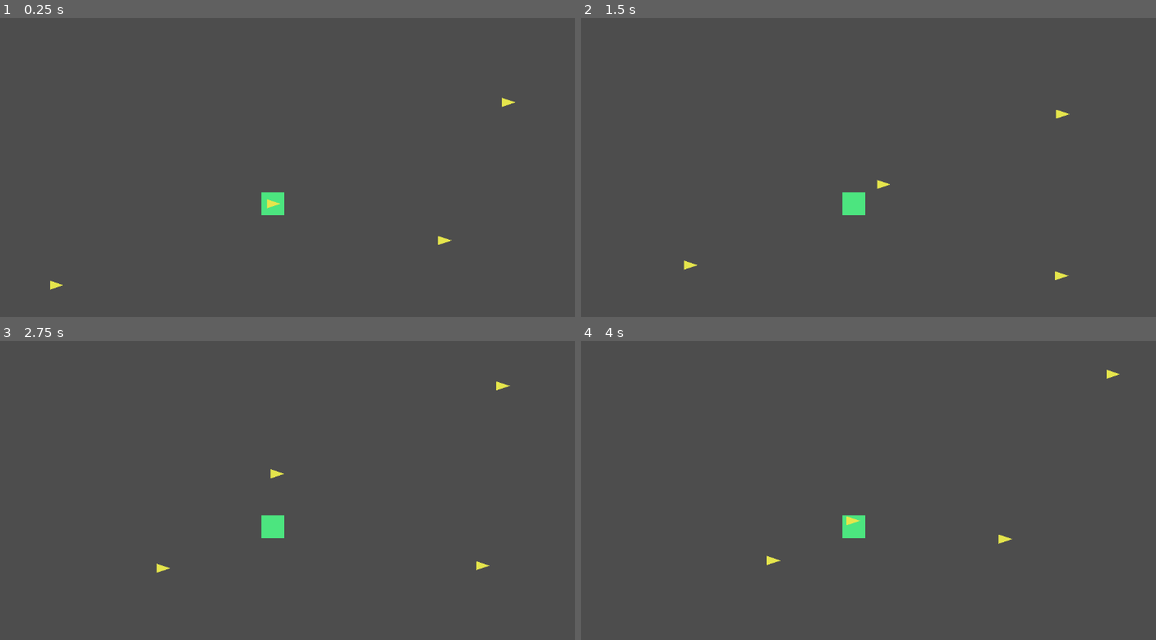
Above: before the commit, frames 1-4 (two rows, left to right).
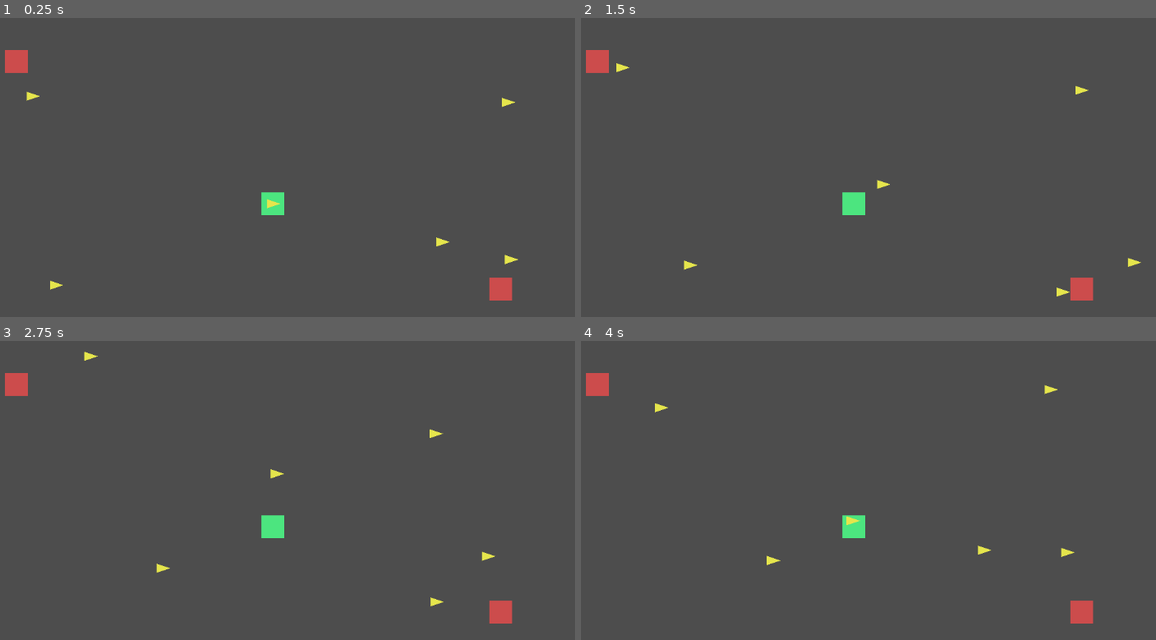
Above: after the commit, the same moments.

Repository: darthlemi/SpaceGame
Game: Godot game, scene res://scenes/campaign/campaign_scene.tscn
The game is run twice, just before and just after one commit, with the same random seed, the same clock (stepped at 60 frames per second) and the same inputs.
Inputs (mouse positions are in pixels of both pictures, inside the frame that each line leads up to):
- Up to frame 1 (0.25 s): no input
- Up to frame 2 (1.5 s): move the mouse to (983, 140) at 0.52 s; hold 4 (formation_box) 0.53-1.25 s; click (983, 140) at 0.67 s; drag from (707, 179) to (851, 203) at 1.27 s
- Up to frame 3 (2.75 s): move the mouse to (322, 403) at 2.02 s; hold 2 (formation_line) from 2.03 s (still down); click (322, 403) at 2.17 s
- Up to frame 4 (4 s): release 2 (formation_line) at 2.75 s; drag from (805, 556) to (1081, 385) at 2.77 s; move the mouse to (1035, 538) at 3.52 s; hold 3 (formation_wedge) from 3.53 s (still down); click (1035, 538) at 3.67 s

The runs differ from the first frame. In frame 1, 0.7% of the frame differs, in the area x 0-91%, y 10-95%; in frame 2, 0.9%; in frame 3, 0.9%; in frame 4, 0.9%, in the area x 0-94%, y 9-95%.

Commit message:
Bootstrap Dominion and Freehold power factions with territory

Diff:
--- a/scripts/campaign/campaign_scene.gd
+++ b/scripts/campaign/campaign_scene.gd
@@ -2,6 +2,7 @@
 
 const CampaignFleetIconScene = preload("res://scenes/campaign/campaign_fleet_icon.tscn")
 const HomeBaseScene = preload("res://scenes/campaign/home_base.tscn")
+const FactionBaseScene = preload("res://scenes/campaign/faction_base.tscn")
 const CampaignFleet = preload("res://scripts/campaign/campaign_fleet.gd")
 
 const HOME_BASE_POSITION := Vector2(600, 400)
@@ -20,6 +21,12 @@
 	var base: Area2D = HomeBaseScene.instantiate()
 	base.global_position = HOME_BASE_POSITION
 	add_child(base)
+
+	for faction in CampaignState.factions:
+		var faction_base: Area2D = FactionBaseScene.instantiate()
+		faction_base.faction_enum = faction.faction_enum
+		faction_base.global_position = faction.base_position
+		add_child(faction_base)
 
 	player_icon = _spawn_icon(CampaignState.player_fleet, CampaignFleetIcon.BehaviorType.PLAYER)
 	player_icon.area_entered.connect(_on_player_area_entered)
@@ -65,7 +72,34 @@
 	patrol.speed = 90.0
 	patrol.ship_compositions = [{"max_hp": 80.0, "current_hp": 80.0, "max_shield": 30.0, "current_shield": 30.0}]
 
-	CampaignState.enemy_fleets = [pirate, trader, patrol]
+	var dominion_faction := PowerFaction.new()
+	dominion_faction.faction_enum = CampaignFleet.Faction.DOMINION
+	dominion_faction.display_name = "Dominion"
+	dominion_faction.reputation = 60.0
+	dominion_faction.base_position = Vector2(1000, 550)
+
+	var freehold_faction := PowerFaction.new()
+	freehold_faction.faction_enum = CampaignFleet.Faction.FREEHOLD
+	freehold_faction.display_name = "Freehold"
+	freehold_faction.reputation = 60.0
+	freehold_faction.base_position = Vector2(150, 150)
+
+	CampaignState.factions = [dominion_faction, freehold_faction]
+	CampaignState.factions_at_war = true
+
+	var dominion_fleet := CampaignFleet.new()
+	dominion_fleet.faction = CampaignFleet.Faction.DOMINION
+	dominion_fleet.position = Vector2(1000, 480)
+	dominion_fleet.speed = 100.0
+	dominion_fleet.ship_compositions = [{"max_hp": 100.0, "current_hp": 100.0, "max_shield": 50.0, "current_shield": 50.0}]
+
+	var freehold_fleet := CampaignFleet.new()
+	freehold_fleet.faction = CampaignFleet.Faction.FREEHOLD
+	freehold_fleet.position = Vector2(200, 200)
+	freehold_fleet.speed = 100.0
+	freehold_fleet.ship_compositions = [{"max_hp": 100.0, "current_hp": 100.0, "max_shield": 50.0, "current_shield": 50.0}]
+
+	CampaignState.enemy_fleets = [pirate, trader, patrol, dominion_fleet, freehold_fleet]
 
 func _behavior_for_faction(faction: CampaignFleet.Faction) -> CampaignFleetIcon.BehaviorType:
 	match faction:
@@ -73,8 +107,16 @@
 			return CampaignFleetIcon.BehaviorType.PIRATE
 		CampaignFleet.Faction.TRADER:
 			return CampaignFleetIcon.BehaviorType.TRADER
+		CampaignFleet.Faction.DOMINION, CampaignFleet.Faction.FREEHOLD:
+			return CampaignFleetIcon.BehaviorType.PIRATE if _is_faction_hostile(faction) else CampaignFleetIcon.BehaviorType.PATROL
 		_:
 			return CampaignFleetIcon.BehaviorType.PATROL
+
+func _is_faction_hostile(faction: CampaignFleet.Faction) -> bool:
+	for power_faction in CampaignState.factions:
+		if power_faction.faction_enum == faction:
+			return power_faction.reputation < CampaignState.HOSTILE_REPUTATION_THRESHOLD
+	return false
 
 func _spawn_icon(fleet: CampaignFleet, behavior: CampaignFleetIcon.BehaviorType) -> CampaignFleetIcon:
 	var icon: CampaignFleetIcon = CampaignFleetIconScene.instantiate()
--- a/tests/test_campaign_scene.gd
+++ b/tests/test_campaign_scene.gd
@@ -17,6 +17,35 @@
 		failures.append("expected at least one enemy_icon spawned on first run (bootstrap)")
 	if campaign_state.player_fleet == null:
 		failures.append("expected CampaignState.player_fleet populated by bootstrap")
+
+	if campaign_state.factions.size() != 2:
+		failures.append("expected 2 PowerFactions created by bootstrap, got %d" % campaign_state.factions.size())
+	var faction_enums: Array = []
+	for faction in campaign_state.factions:
+		faction_enums.append(faction.faction_enum)
+	if not faction_enums.has(CampaignFleet.Faction.DOMINION):
+		failures.append("expected a DOMINION PowerFaction created by bootstrap")
+	if not faction_enums.has(CampaignFleet.Faction.FREEHOLD):
+		failures.append("expected a FREEHOLD PowerFaction created by bootstrap")
+
+	var faction_base_count := 0
+	for child in scene.get_children():
+		if child is FactionBase:
+			faction_base_count += 1
+	if faction_base_count != 2:
+		failures.append("expected 2 FactionBase nodes spawned, got %d" % faction_base_count)
+
+	var dominion_icon: CampaignFleetIcon = null
+	var freehold_icon: CampaignFleetIcon = null
+	for icon in scene.enemy_icons:
+		if icon.fleet.faction == CampaignFleet.Faction.DOMINION:
+			dominion_icon = icon
+		elif icon.fleet.faction == CampaignFleet.Faction.FREEHOLD:
+			freehold_icon = icon
+	if dominion_icon == null or freehold_icon == null:
+		failures.append("expected both a DOMINION and a FREEHOLD enemy icon spawned")
+	elif dominion_icon.behavior_type != CampaignFleetIcon.BehaviorType.PATROL:
+		failures.append("expected DOMINION fleet to use PATROL behavior at starting (non-hostile) reputation, got %s" % dominion_icon.behavior_type)
 
 	# Simulate the player clicking to engage: directly overlap player_icon with
 	# the first enemy icon's position and let physics process the area_entered signal.
